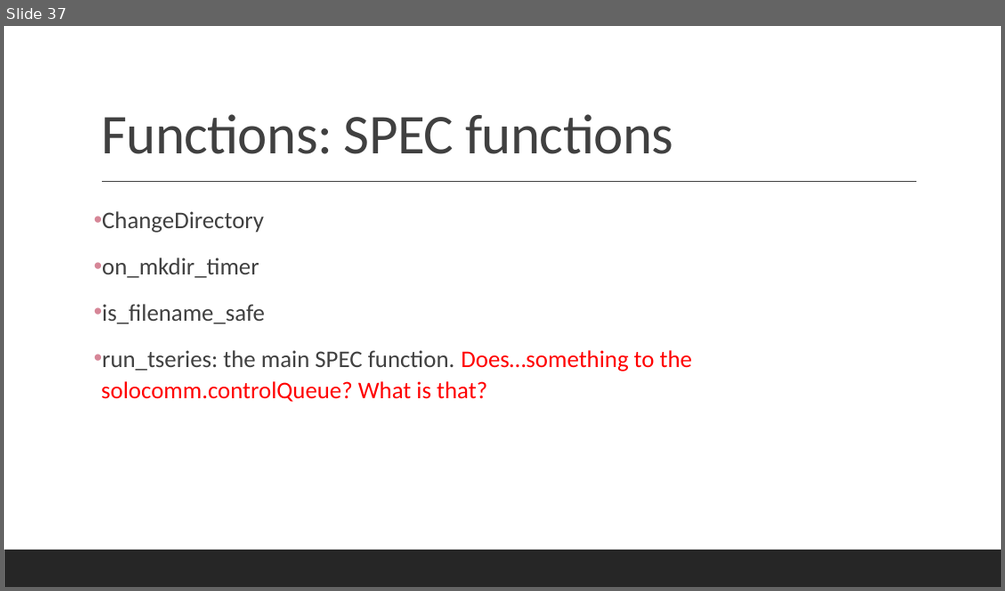
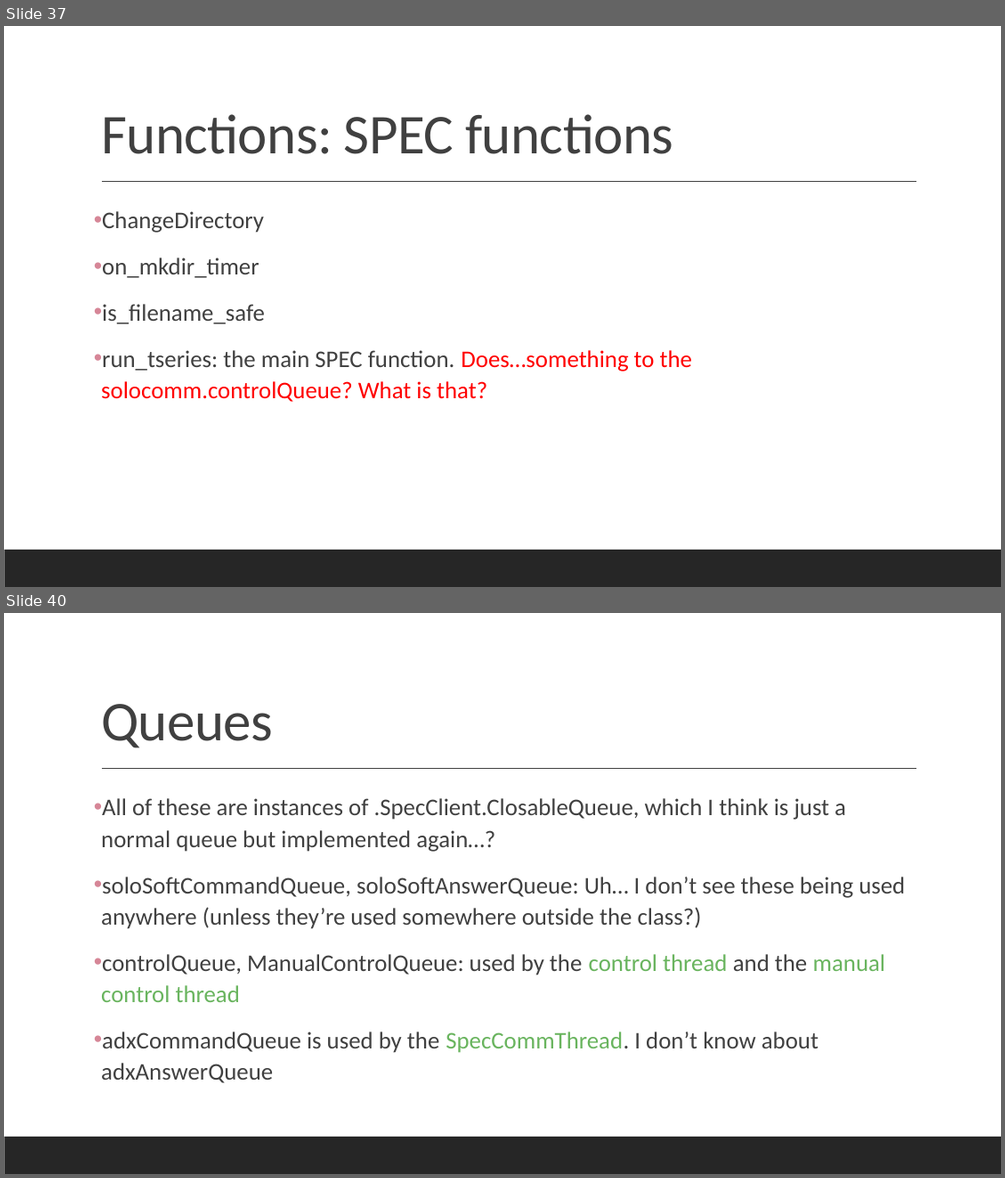
Before and after one commit to mathmauney/SAXSControl, a slide deck: Documentation.pptx. Shown one above the other, each under a label of ours: slide 37 before the commit, slides 37 and 40 after it; the slides between them are not shown. The pictures are 1005x591 and 1005x1178 pixels, drawn with LibreOffice and Linux fonts; fonts in the diff are those of the drawing. Boxes give left, top, right and bottom in pixels: in the first picture for what was removed or moved away, otherwise in the second. Text is boxed around its words. In the diff, an @@ line names an element or a change of style, - is before the commit and + after.

```diff
--- a/Documentation.pptx
+++ b/Documentation.pptx
@@ slide 40 added at (4,613,1001,1174), background #FFFFFF; not listed: 2 template elements that a slide beside it also shows @@
@@ title added at (101,704,273,748), 54 pt, text #404040 @@
+Queues
@@ text added at (101,798,905,1083), 23 pt, text #404040 @@
+• All of these are instances of .SpecClient.ClosableQueue, which I think is just a normal queue but implemented again…?
+• soloSoftCommandQueue, soloSoftAnswerQueue: Uh… I don’t see these being used anywhere (unless they’re used somewhere outside the class?)
+• controlQueue, ManualControlQueue: used by the control thread and the manual control thread
+• adxCommandQueue is used by the SpecCommThread. I don’t know about adxAnswerQueue
```
Also in this commit, not shown: 1 slide changed, 15 other slides added, 1 slide removed, 2 other files.
